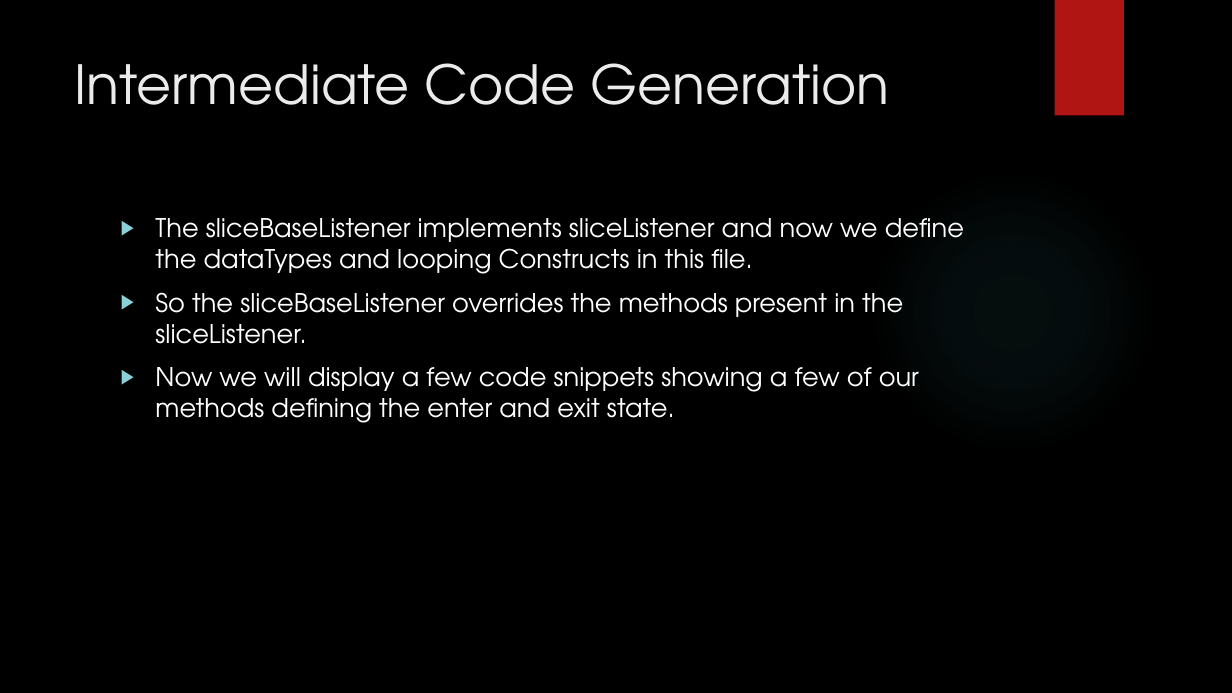
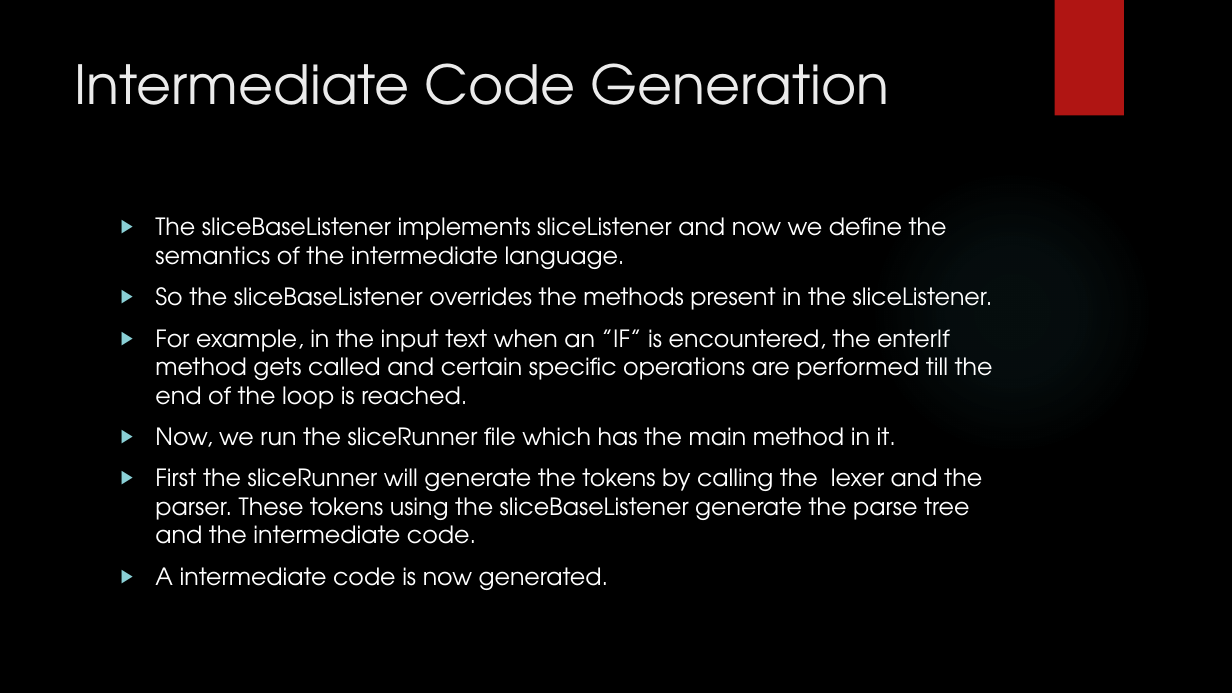
Before and after one commit to AvinashMV/SER502-Spring2018-Team30, a slide deck: slide 15 of doc/Sliceppt.pptx. Drawn at 1232x693 pixels with LibreOffice and Linux fonts; fonts in the diff are those of the drawing; background and template pictures are left out. Boxes give left, top, right and bottom in pixels: in the first picture for what was removed or moved away, otherwise in the second. Text is boxed around its words. In the diff, an @@ line names an element or a change of style, - is before the commit and + after.

Commit message:
PPT updated

```diff
--- a/doc/Sliceppt.pptx
+++ b/doc/Sliceppt.pptx
@@ text at (155, 217, 947, 269): text changed; size 20 to 18.5 pt @@
-▶ The sliceBaseListener implements sliceListener and now we define the dataTypes and looping Constructs in this file.
+▶ The sliceBaseListener implements sliceListener and now we define the semantics of the intermediate language.
@@ text at (155, 287, 993, 310): size 20 to 18.5 pt in "So the sliceBaseListener overrides the methods present ..." @@
@@ text at (155, 329, 993, 590): text changed; size 20 to 18.5 pt @@
-▶ Now we will display a few code snippets showing a few of our methods defining the enter and exit state.
+▶ For example, in the input text when an ”IF” is encountered, the enterIf method gets called and certain specific operations are performed till the end of the loop is reached.
+▶ Now, we run the sliceRunner file which has the main method in it.
+▶ First the sliceRunner will generate the tokens by calling the lexer and the parser. These tokens using the sliceBaseListener generate the parse tree and the intermediate code.
+▶ A intermediate code is now generated.
```
Also in this commit, not shown: 10 other slides changed, 1 slide added, 1 slide removed.
